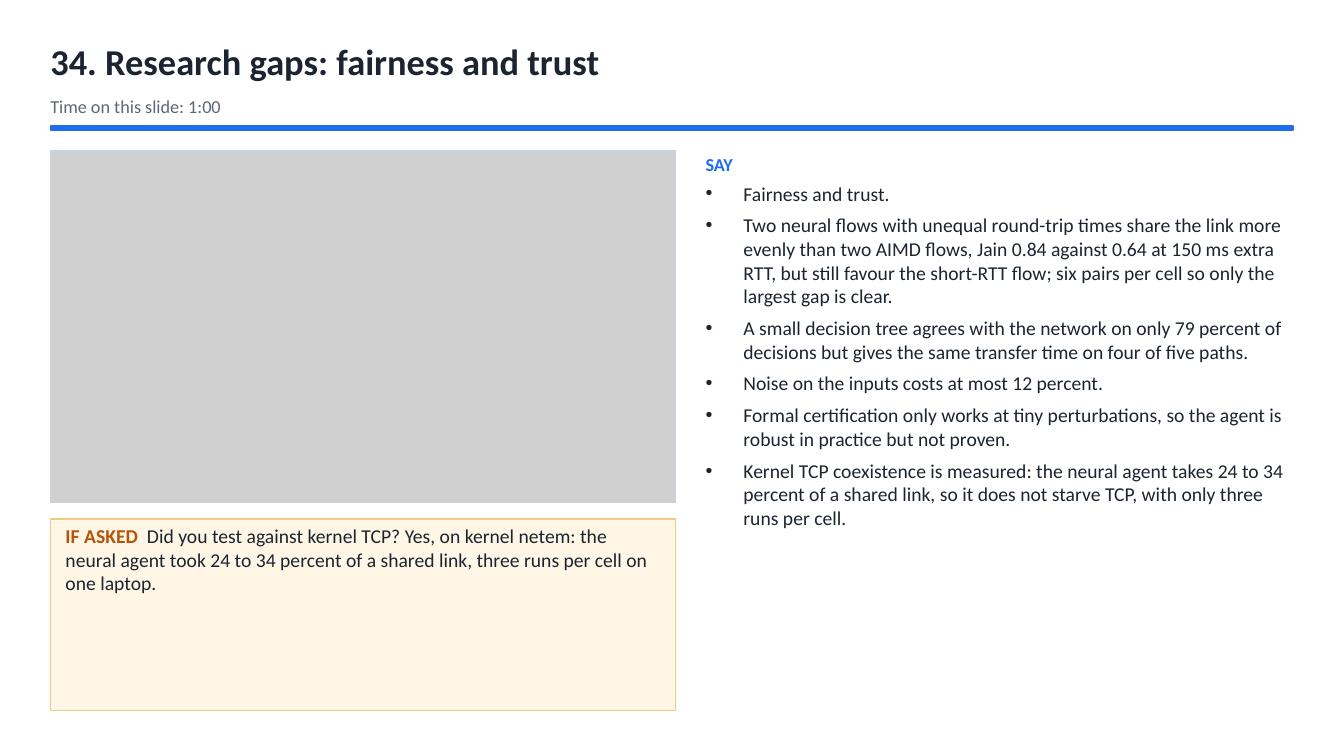
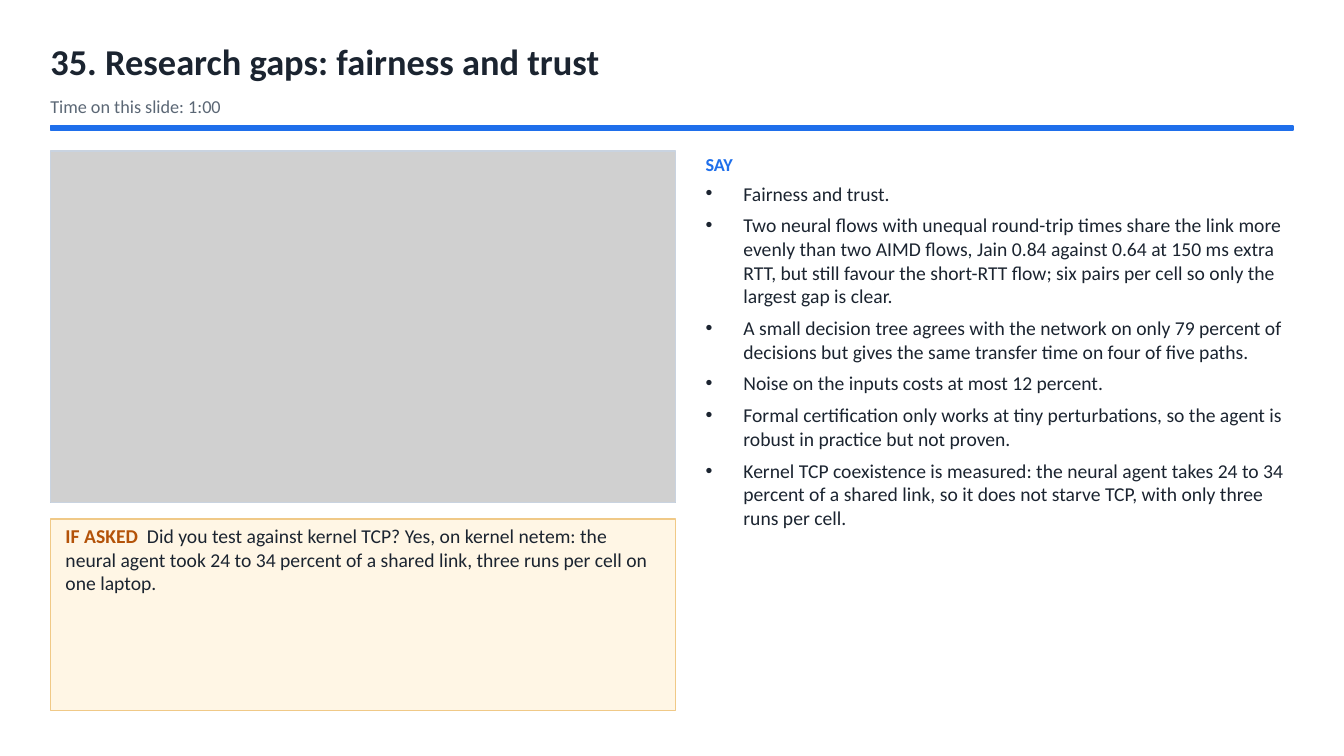
Before and after one commit to Capsturrrr/REPLIC, a slide deck: slide 37 of docs/RUDP_Host_Guide.pptx (slide 36 before the commit). Drawn at 1344x756 pixels with LibreOffice and Linux fonts; fonts in the diff are those of the drawing; grey boxes stand for pictures. Boxes give left, top, right and bottom in pixels: in the first picture for what was removed or moved away, otherwise in the second. Text is boxed around its words. In the diff, an @@ line names an element or a change of style, - is before the commit and + after.

```diff
--- a/docs/RUDP_Host_Guide.pptx
+++ b/docs/RUDP_Host_Guide.pptx
@@ text at (50, 49, 599, 81): text changed @@
-34. Research gaps: fairness and trust
+35. Research gaps: fairness and trust
```
Also in this commit, not shown: 7 other slides changed, 2 slides added, 5 other files.
